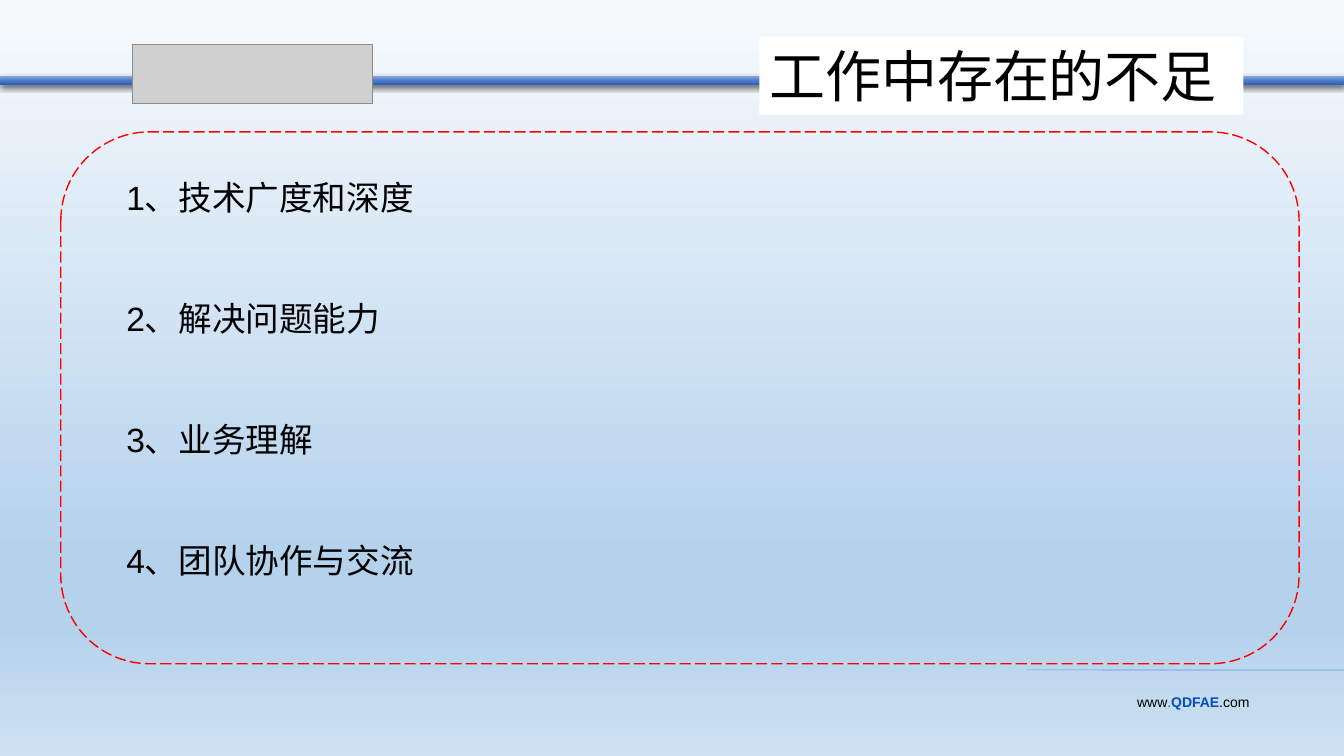
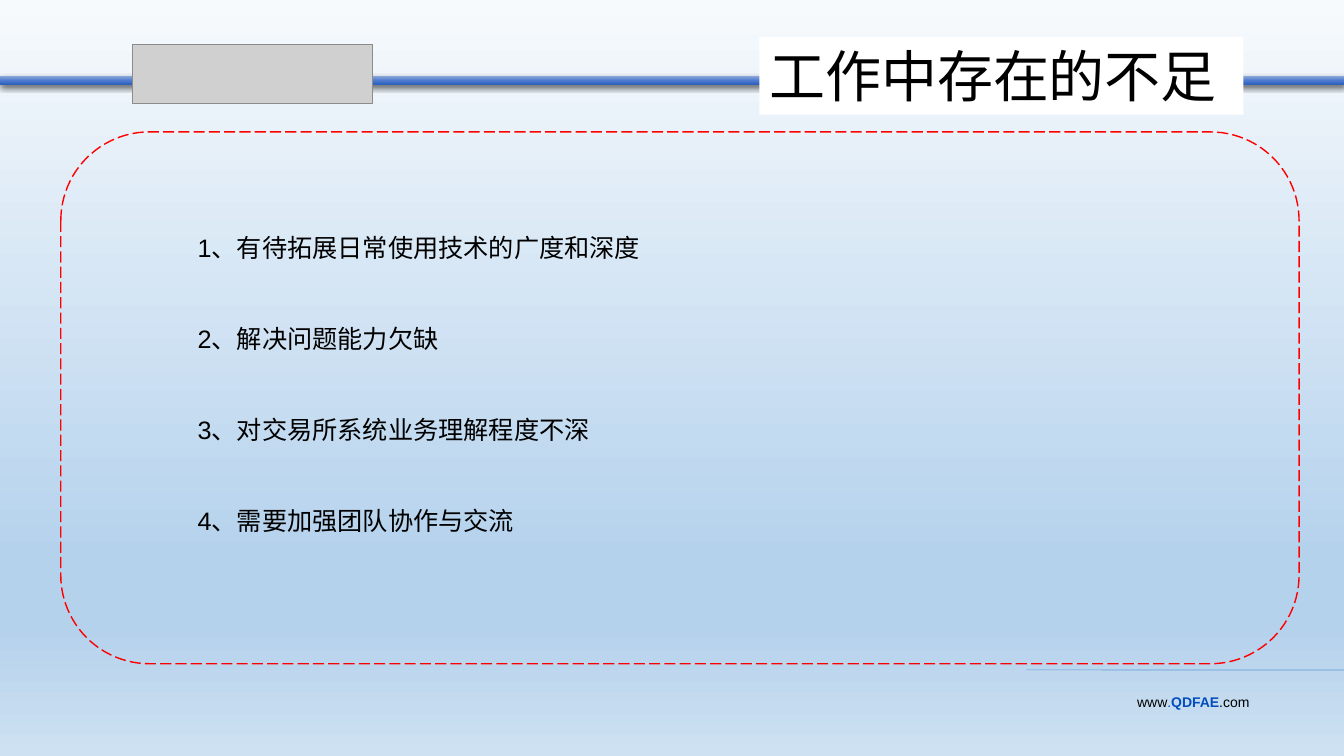
Before and after one commit to lhw1320/springcloud, a slide deck: slide 8 of doc/src/main/resources/qdfae/青金中心连宏伟转正答辩.pptx. Drawn at 1344x756 pixels with LibreOffice and Linux fonts; fonts in the diff are those of the drawing; grey boxes stand for pictures. Boxes give left, top, right and bottom in pixels: in the first picture for what was removed or moved away, otherwise in the second. Text is boxed around its words. In the diff, an @@ line names an element or a change of style, - is before the commit and + after.

```diff
--- a/doc/src/main/resources/qdfae/青金中心连宏伟转正答辩.pptx
+++ b/doc/src/main/resources/qdfae/青金中心连宏伟转正答辩.pptx
@@ text at (x1=198, y1=237, x2=640, y2=532): text changed; size 24 to 18 pt @@
-1、技术广度和深度
-2、解决问题能力
-3、业务理解
-4、团队协作与交流
+1、有待拓展日常使用技术的广度和深度
+2、解决问题能力欠缺
+3、对交易所系统业务理解程度不深
+4、需要加强团队协作与交流
```
Also in this commit, not shown: 9 other slides changed.
